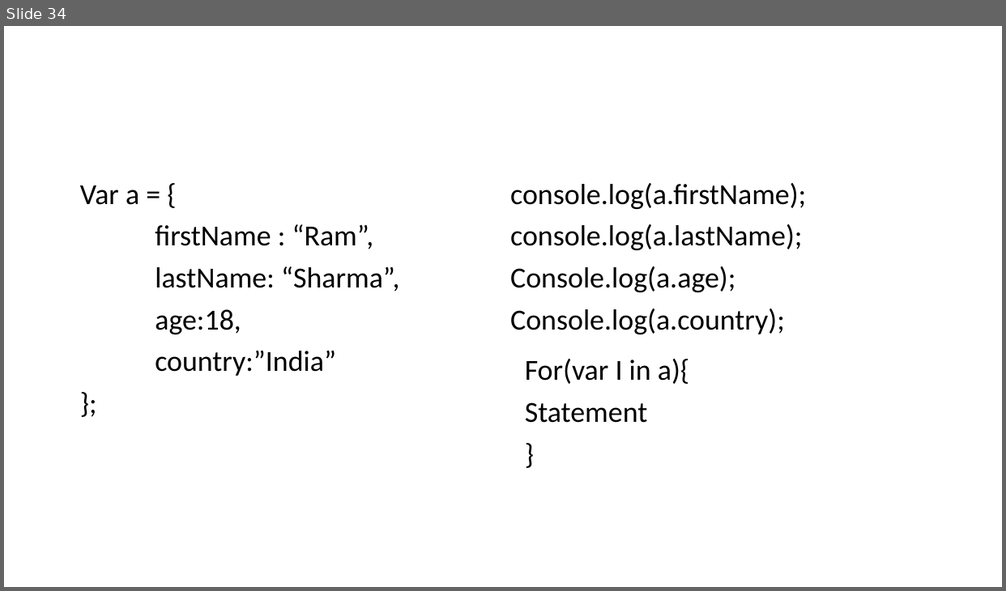
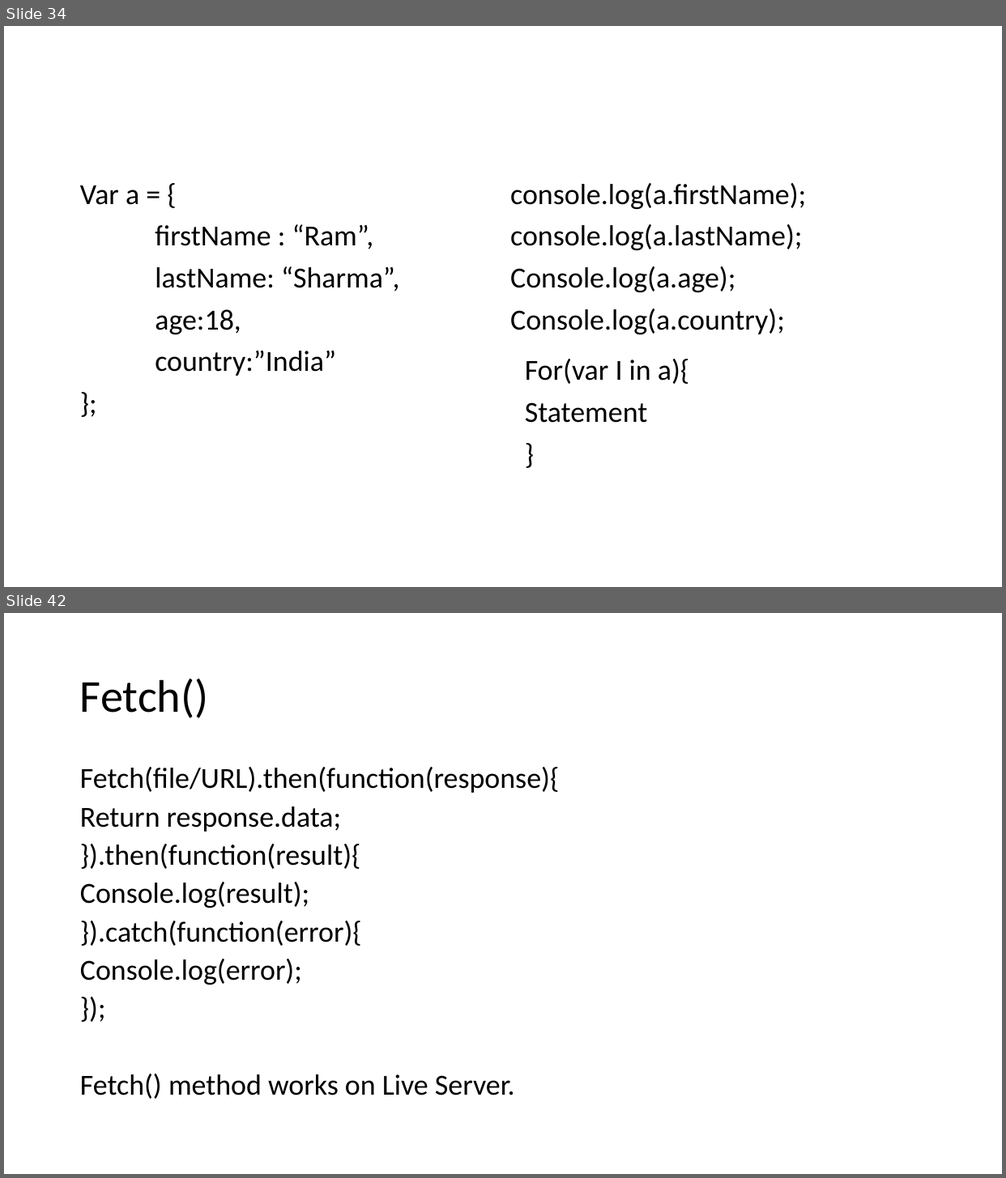
Before and after one commit to PiyushChaturvedii/Batch04, a slide deck: AdvanceJavaScript.pptx. Shown one above the other, each under a label of ours: slide 34 before the commit, slides 34 and 42 after it; the slides between them are not shown. The pictures are 1006x591 and 1006x1178 pixels, drawn with LibreOffice and Linux fonts; fonts in the diff are those of the drawing. Boxes give left, top, right and bottom in pixels: in the first picture for what was removed or moved away, otherwise in the second. Text is boxed around its words. In the diff, an @@ line names an element or a change of style, - is before the commit and + after.

Commit message:
fetch

```diff
--- a/AdvanceJavaScript.pptx
+++ b/AdvanceJavaScript.pptx
@@ slide 42 added at box(4, 613, 1002, 1174), background #FFFFFF @@
@@ title added at box(80, 679, 209, 718), 44 pt, text #000000 @@
+Fetch()
@@ text added at box(80, 767, 559, 1099), 28 pt, text #000000 @@
+Fetch(file/URL).then(function(response){
+Return response.data;
+}).then(function(result){
+Console.log(result);
+}).catch(function(error){
+Console.log(error);
+});
+Fetch() method works on Live Server.
```
Also in this commit, not shown: 7 other slides added, 4 other files.
